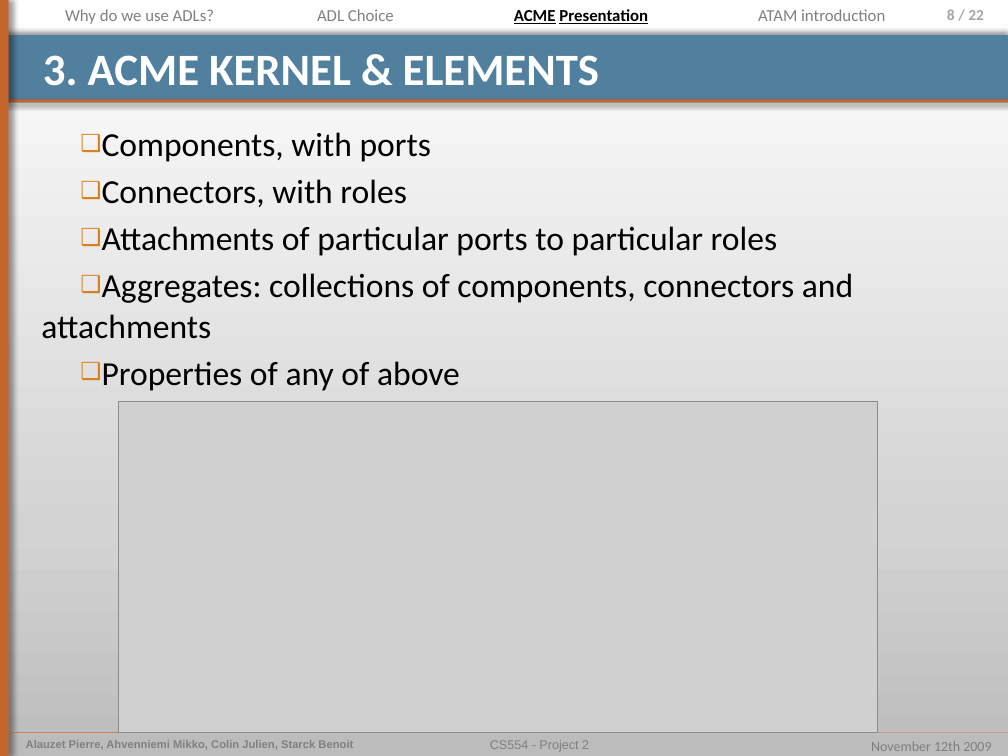
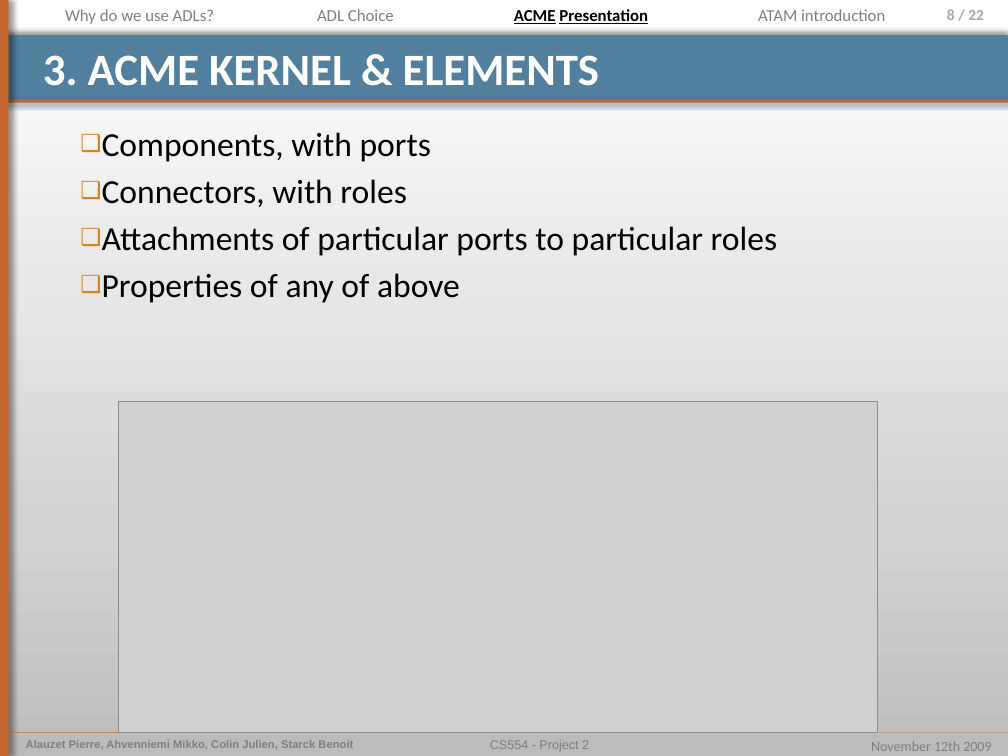
Before and after one commit to pierrealauzet/euroteam, a slide deck: slide 8 of Project 2/Part1/CS554_EuroTeam_Project2_OP4.pptx. Drawn at 1008x756 pixels with LibreOffice and Linux fonts; fonts in the diff are those of the drawing; grey boxes stand for pictures. Boxes give left, top, right and bottom in pixels: in the first picture for what was removed or moved away, otherwise in the second. Text is boxed around its words. In the diff, an @@ line names an element or a change of style, - is before the commit and + after.

```diff
--- a/Project 2/Part1/CS554_EuroTeam_Project2_OP4.pptx
+++ b/Project 2/Part1/CS554_EuroTeam_Project2_OP4.pptx
@@ text at bbox=[41, 273, 853, 339]: paragraph removed @@
-❑ Aggregates: collections of components, connectors and attachments
```
Also in this commit, not shown: 1 other slide changed.
